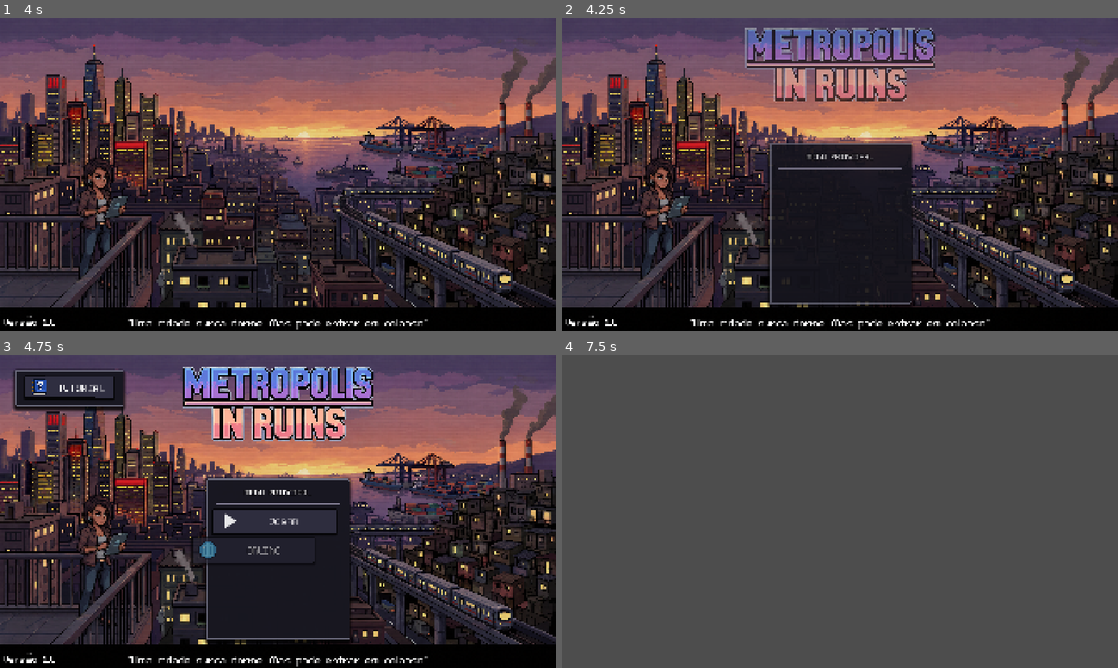
Above: before the commit, frames 1-4 (two rows, left to right).
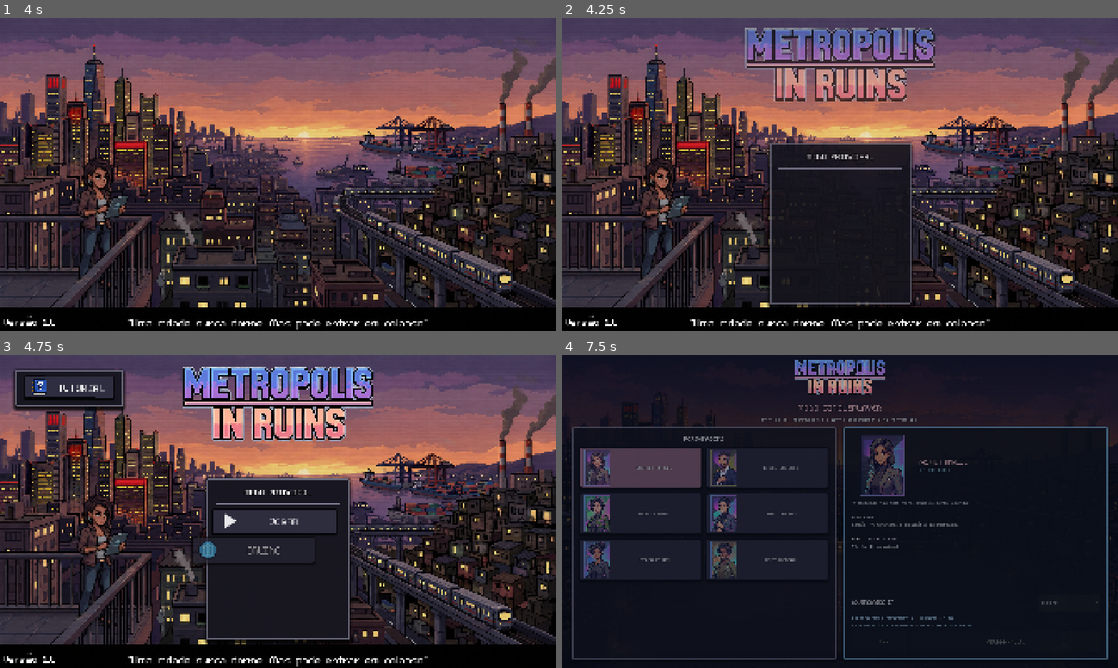
Above: after the commit, the same moments.

Repository: Alefk1708/Metropolis-In-Ruins
Game: Godot game, scene res://scenes/ui/introducao/introducao.tscn
Same seed, same stepped clock (60 frames per second), same inputs: the game is played once before the commit and once after it.
Inputs (mouse positions are in pixels of both pictures, inside the frame that each line leads up to):
- Up to frame 1 (4 s): tap Enter (ui_accept) at 0.5, 0.77, 1.25, 3.77 s; move the mouse to (400, 158) at 0.52 s; tap Space at 0.6, 2.1, 3.6 s; click (400, 158) at 0.67 s; drag from (166, 190) to (250, 237) at 1.27 s; move the mouse to (333, 105) at 2.02 s; click (333, 105) at 2.17 s; drag from (250, 237) to (111, 127) at 2.77 s; move the mouse to (444, 221) at 3.52 s; click (444, 221) at 3.67 s
- Up to frame 2 (4.25 s): no input
- Up to frame 3 (4.75 s): drag from (111, 464) to (194, 433) at 4.27 s
- Up to frame 4 (7.5 s): move the mouse to (867, 511) at 5.02 s; tap Space at 5.1 s; click (867, 511) at 5.17 s; click (628, 426) at 5.75 s, where only the run after the commit has a clickable "JOGAR SOLO"; click (840, 520) at 6.5 s, where only the run before the commit has a clickable "JOGAR"; click (1006, 639) at 7.25 s, where only the run after the commit has a clickable "INICIAR PARTIDA"

Frame 1 is identical in both runs. In frame 2, 0.1% of the frame differs, in the area x 62-63%, y 40-91%; in frame 3, 0.2%; in frame 4, 95%, in the area x 0-100%, y 0-100%.

Commit message:
fix(singleplayer): acelera entrada do botão no menu principal

Diff:
--- a/autoload/gerenciador_singleplayer.gd
+++ b/autoload/gerenciador_singleplayer.gd
@@ -50,9 +50,9 @@
 	if Global.modo_singleplayer:
 		Global.limpar_partida_singleplayer()
 
-	# O botão já existe no menu_principal.tscn. Esta espera serve somente para
-	# o layout calcular tamanhos e para o script do menu iniciar sua apresentação.
-	for _tentativa in range(8):
+	# O botão já existe no menu_principal.tscn. Dois frames são suficientes para
+	# o layout calcular os tamanhos antes de preparar sua animação.
+	for _tentativa in range(2):
 		if not _eh_menu_principal(cena):
 			_integracao_em_andamento = false
 			return
@@ -162,13 +162,38 @@
 	container: PanelContainer,
 	botao: Button
 ) -> void:
-	# O botão permanente permanece invisível até a apresentação original terminar.
+	# Aguarda somente a animação do Tutorial. Antes, o botão solo esperava toda a
+	# sequência dos botões principais, fazendo sua entrada parecer atrasada.
+	var tutorial_container: PanelContainer = cena.get_node_or_null(
+		"TutorialContainer"
+	) as PanelContainer
+	var botao_tutorial: Button = cena.get_node_or_null(
+		"TutorialContainer/BtnTutorial"
+	) as Button
 	for _tentativa in range(180):
 		if not _eh_menu_principal(cena):
 			return
+
+		var tutorial_pronto: bool = (
+			tutorial_container != null
+			and botao_tutorial != null
+			and is_instance_valid(tutorial_container)
+			and is_instance_valid(botao_tutorial)
+			and tutorial_container.modulate.a >= 0.98
+			and botao_tutorial.modulate.a >= 0.98
+			and tutorial_container.scale.distance_to(Vector2.ONE) <= 0.02
+			and absf(tutorial_container.rotation) <= 0.02
+		)
+		if tutorial_pronto:
+			break
+
+		# Fallback para mudanças futuras no menu que removam a animação do Tutorial.
 		if not bool(cena.get("_apresentacao_inicial_ativa")):
 			break
 		await get_tree().process_frame
+
+	# Um único frame separa visualmente as duas entradas sem criar demora.
+	await get_tree().process_frame
 
 	if (
 		container == null
@@ -189,32 +214,32 @@
 	var tween: Tween = create_tween().set_parallel(true)
 	(
 		tween
-		. tween_property(container, "position", posicao_final, 0.66)
+		. tween_property(container, "position", posicao_final, 0.46)
 		. set_trans(Tween.TRANS_QUINT)
 		. set_ease(Tween.EASE_OUT)
 	)
 	(
 		tween
-		. tween_property(container, "scale", Vector2.ONE, 0.72)
+		. tween_property(container, "scale", Vector2.ONE, 0.50)
 		. set_trans(Tween.TRANS_BACK)
 		. set_ease(Tween.EASE_OUT)
 	)
 	(
 		tween
-		. tween_property(container, "rotation", 0.0, 0.62)
+		. tween_property(container, "rotation", 0.0, 0.44)
 		. set_trans(Tween.TRANS_BACK)
 		. set_ease(Tween.EASE_OUT)
 	)
 	(
 		tween
-		. tween_property(container, "modulate:a", 1.0, 0.34)
-		. set_trans(Tween.TRANS_QUAD)
-		. set_ease(Tween.EASE_OUT)
-	)
-	(
-		tween
-		. tween_property(botao, "modulate:a", 1.0, 0.42)
-		. set_delay(0.08)
+		. tween_property(container, "modulate:a", 1.0, 0.24)
+		. set_trans(Tween.TRANS_QUAD)
+		. set_ease(Tween.EASE_OUT)
+	)
+	(
+		tween
+		. tween_property(botao, "modulate:a", 1.0, 0.28)
+		. set_delay(0.03)
 		. set_trans(Tween.TRANS_QUAD)
 		. set_ease(Tween.EASE_OUT)
 	)
--- a/scenes/ui/tela_inicial/menu_principal.tscn
+++ b/scenes/ui/tela_inicial/menu_principal.tscn
@@ -23,7 +23,7 @@
 bg_color = Color(0.095, 0.092, 0.13, 0.975)
 border_width_left = 6
 border_width_top = 6
-border_right = 6
+border_width_right = 6
 border_width_bottom = 6
 border_color = Color(0.42, 0.42, 0.49, 1)
 corner_radius_top_left = 7
@@ -472,7 +472,6 @@
 theme_override_colors/font_color = Color(0.98, 0.97, 0.98, 1)
 theme_override_colors/font_focus_color = Color(1, 1, 1, 1)
 theme_override_colors/font_pressed_color = Color(1, 0.9, 0.86, 1)
-theme_overide_colors/font_hover_color = Color(1, 1, 1, 1)
 theme_override_colors/font_outline_color = Color(0.015, 0.012, 0.02, 1)
 theme_override_constants/h_separation = 23
 theme_override_fonts/font = ExtResource("5_font")
@@ -1031,7 +1030,7 @@
 texture = ExtResource("14_i7rb2")
 expand_mode = 1
 
-[node name="SingleplayerContainer" type="PanelContainer" parent="."]
+[node name="SingleplayerContainer" type="PanelContainer" parent="." unique_id=1255058424]
 modulate = Color(1, 1, 1, 0)
 layout_mode = 0
 offset_left = 57.0
@@ -1041,18 +1040,18 @@
 mouse_filter = 2
 theme_override_styles/panel = SubResource("StylePanel")
 
-[node name="BtnSingleplayer" type="Button" parent="SingleplayerContainer"]
-layout_mode = 2
-mouse_filter = 2
+[node name="BtnSingleplayer" type="Button" parent="SingleplayerContainer" unique_id=1273286572]
+layout_mode = 2
+tooltip_text = "Jogue sozinho contra adversários controlados pela IA."
 focus_mode = 0
-disabled = true
-tooltip_text = "Jogue sozinho contra adversários controlados pela IA."
+mouse_filter = 2
 theme_override_styles/normal = SubResource("StyleButtonNormal")
 theme_override_styles/pressed = SubResource("StyleButtonPressed")
 theme_override_styles/hover = SubResource("StyleButtonHover")
 theme_override_styles/focus = SubResource("StyleButtonFocus")
-
-[node name="Label" type="Label" parent="SingleplayerContainer/BtnSingleplayer"]
+disabled = true
+
+[node name="Label" type="Label" parent="SingleplayerContainer/BtnSingleplayer" unique_id=1194885804]
 layout_mode = 1
 anchors_preset = 8
 anchor_left = 0.5
@@ -1071,7 +1070,7 @@
 horizontal_alignment = 1
 vertical_alignment = 1
 
-[node name="TextureRect" type="TextureRect" parent="SingleplayerContainer/BtnSingleplayer"]
+[node name="TextureRect" type="TextureRect" parent="SingleplayerContainer/BtnSingleplayer" unique_id=1323059486]
 layout_mode = 1
 anchors_preset = 4
 anchor_top = 0.5
Not shown: 1 places in scenes/ui/tela_inicial/menu_principal.tscn that only renumber resources
